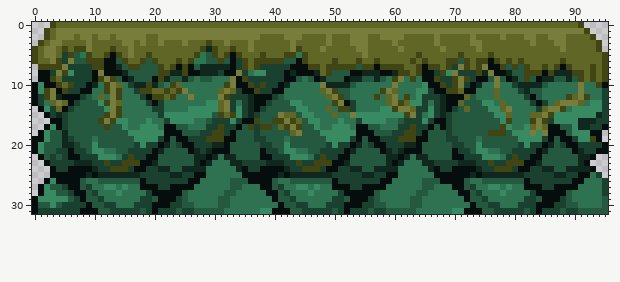
Pixel-art file, stored at Pixel Art Assets/Aseprite Files/Top Tiles.aseprite. Above: the version before the commit.
96x32 pixels, 1 frame. Colours within 5 levels of each other are drawn and written as one.
And afterwards:
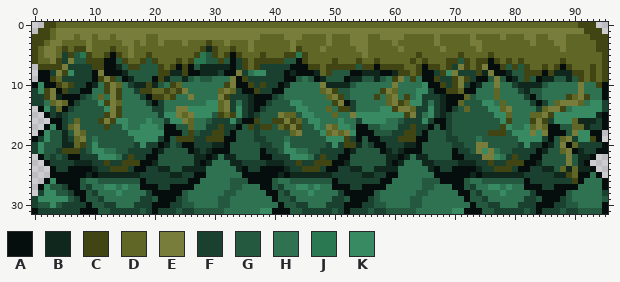
Palette (. is transparent): A #060e0d  B #10271e  C #404513  D #606626  E #787d3c  F #1a402f  G #245940  H #2e7251  J #2a7852  K #378a62
Diff:
y 0: x 2 . -> C; x 92..93 .. -> CC
y 1: x 1 . -> C; x 93..94 .. -> CC
y 2: x 0..1 .. -> CC; x 94..95 .. -> CC
y 3: x 0 . -> C; x 95 . -> C
y 4: x 95 . -> C
y 11..12: x 0 A -> F; x 95 F -> A
y 13: x 0 A -> F
y 14: x 24..25 HH -> EE
y 15: x 24..26 KKK -> EDE; x 95 F -> A
y 16: x 7 G -> D; x 25..26 KK -> ED; x 90 K -> D; x 95 F -> A
y 17: x 6..7 GG -> DE; x 26 H -> D; x 49..50 HK -> ED; x 90..91 KB -> DD
y 18: x 7..8 GG -> ED; x 26 G -> C; x 49..52 KKKK -> DEDE; x 90 K -> E
y 19: x 1 A -> F; x 7..8 GG -> DE; x 24..26 AAF -> CCC; x 52 K -> C; x 88..89 AA -> DE
y 20: x 0 A -> F; x 7..8 FG -> DC; x 52..53 FA -> CC; x 74..75 KG -> EE; x 88 F -> E; x 90 A -> D
y 21: x 0 A -> F; x 5..7 FAF -> CCC; x 74 K -> E; x 76 H -> E; x 88..89 GG -> DE
y 22: x 75..76 KK -> EE; x 89 G -> E
y 23: x 89 G -> E
y 24: x 88 G -> D; x 90 B -> D
y 25: x 89..90 FF -> CD; x 94 F -> A
y 26: x 90 A -> C; x 95 F -> A
y 27: x 95 F -> A
y 28: x 1 A -> F
y 29: x 0 A -> F
y 30: x 0 A -> F; x 95 G -> A
y 31: x 95 G -> A
